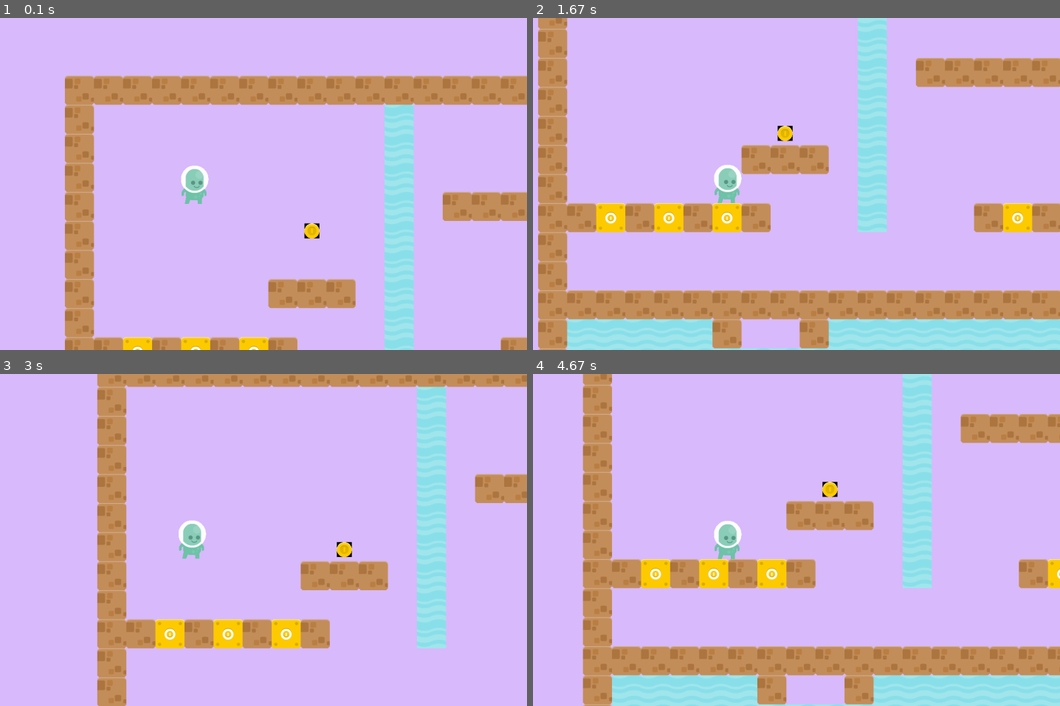
Above: before the commit, frames 1-4 (two rows, left to right).
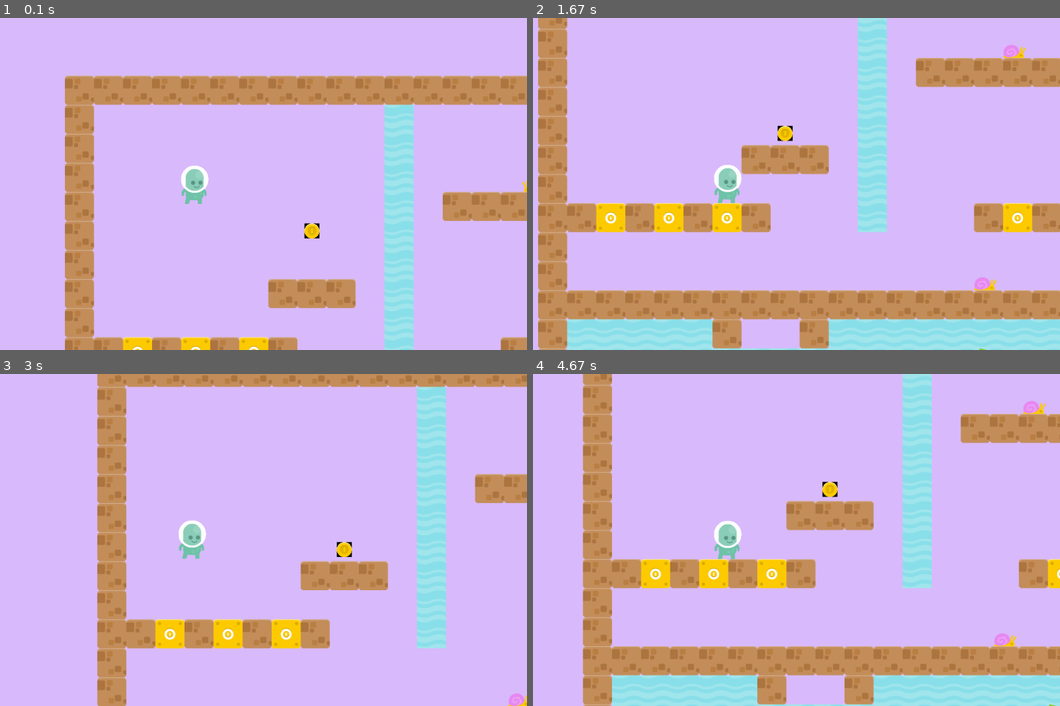
Above: after the commit, the same moments.

Repository: MahentNik/Project_pygame
Game: pygame game, started from main.py
Two runs of this game, one before a commit and one after it. Both use one fixed random seed, a clock stepped at 60 frames per second and the inputs below.
Inputs:
- Up to frame 1 (0.1 s): no input
- Up to frame 2 (1.67 s): hold Right 0.33-0.8 s; hold Up 0.83-1.13 s; hold Right 1.17-1.63 s
- Up to frame 3 (3 s): hold Left 1.67-2.2 s; tap Space at 2.57 s; hold Left from 2.9 s (still down)
- Up to frame 4 (4.67 s): release Left at 3.3 s; hold Up 3.33-3.7 s; hold Right 3.73-4.37 s

The runs differ from the first frame. In frame 1, less than 0.1% of the frame differs, in the area x 99-100%, y 49-53%; in frame 2, 0.3%; in frame 3, 0.1%; in frame 4, 0.3%, in the area x 87-100%, y 8-100%.

Commit message:
рабочая версия, но текстура монетки плохо работает

Diff:
--- a/main.py
+++ b/main.py
@@ -139,6 +139,7 @@
         hero.update(is_left, is_right, up, wat_up, wat_down, let_group, water_group, ladder_group, enemy_group,
                     coin_group, air_group, coin_box_group
                     )
+        enemy_group.update()
         coin_group.update(ground_group)
         screen.fill((218, 187, 253))
         ladder_group.draw(screen)
@@ -148,6 +149,7 @@
         ground_group.draw(screen)
         coin_box_group.draw(screen)
         coin_group.draw(screen)
+        enemy_group.draw(screen)
 
         pygame.display.flip()
         clock.tick(FPS)
